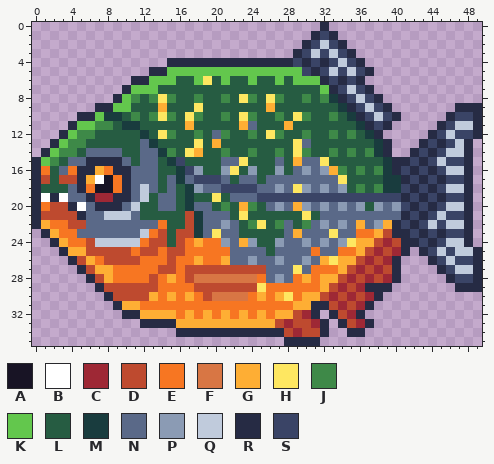
File history of a pixel-art sprite, Fish It/Assets/Sprites/red_bellied_piranha.png. The first picture shows the starting point.
The file is 50x36 pixels.
Palette (. is transparent): A #181425  B #ffffff  C #9e2835  D #be4a2f  E #f77622  F #d87644  G #feae34  H #fee761  J #3e8948  K #63c74d  L #265c42  M #193c3e  N #5a6988  P #8b9bb4  Q #c0cbdc  R #262b44  S #3a4466
The result:
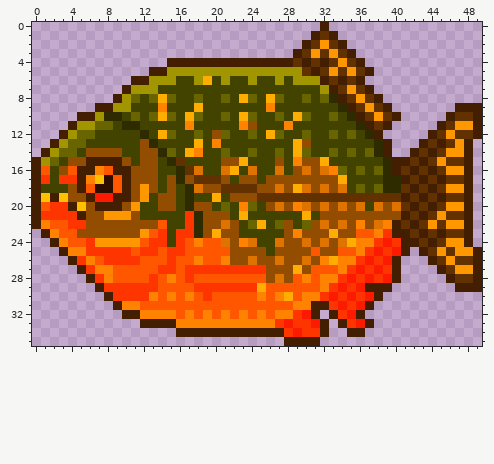
The exact change:
@@ palette @@
-A #181425
+A #2d0c00
-B #ffffff
+B #ffc000
-C #9e2835
+C #fc1b00
-D #be4a2f
+D #ff3500
-E #f77622
+E #ff5700
-G #feae34
+G #ff8200
-H #fee761
+H #ffad00
-J #3e8948
+J #686500
-K #63c74d
+K #a19500
-L #265c42
+L #434300
-M #193c3e
+M #2e2b00
-N #5a6988
+N #934d00
-P #8b9bb4
+P #df7300
-Q #c0cbdc
+Q #ff9800
-R #262b44
+R #431e00
-S #3a4466
+S #623100
@@ x 16..26 @@
 27 EDDDDDDDDDN
-28 EDFFFFFFFEN
+28 EDEEEEEEEEN
 29 EEDDDDDDDHE
-30 EGEDFFFFEGE
+30 EGEDEEEEEGE
 31 EEEEEEEEEEE
Changed places in both pictures, as pixel boxes (x1, y1, x2, y2):
changed: (32, 22, 482, 346)
